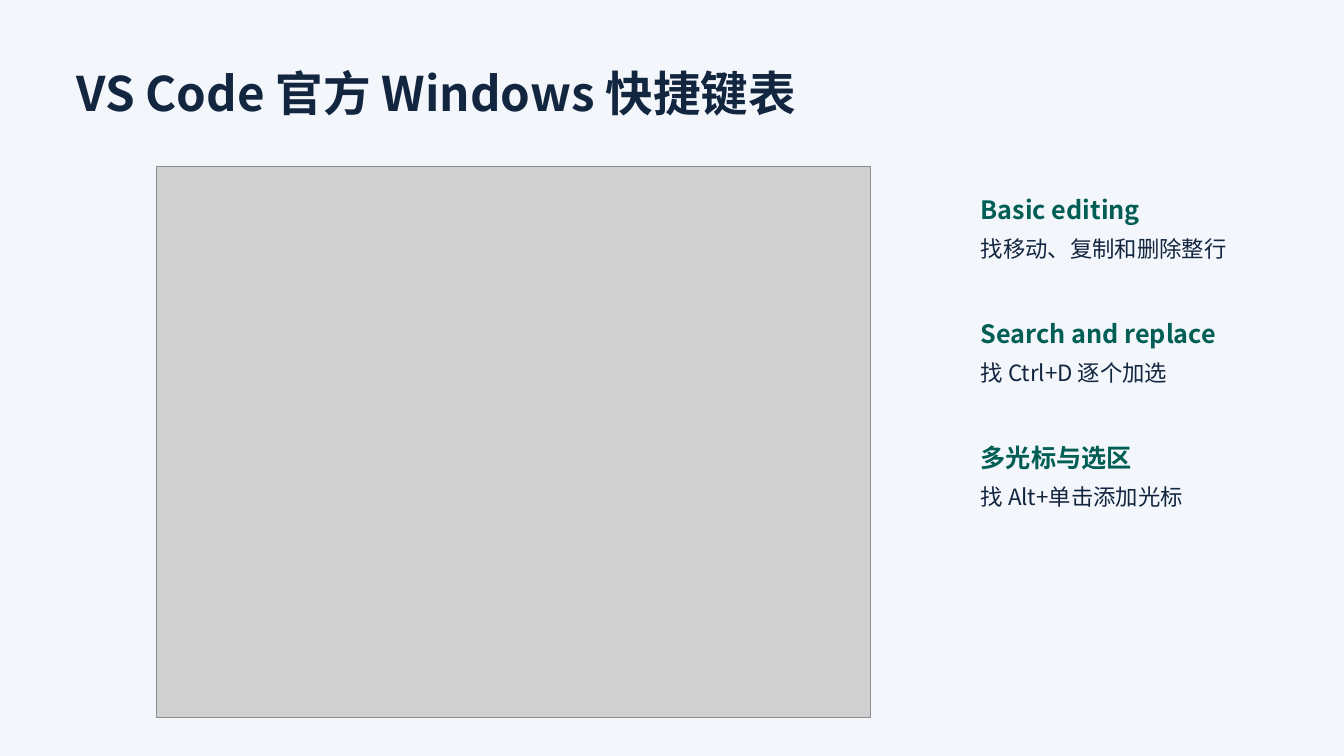
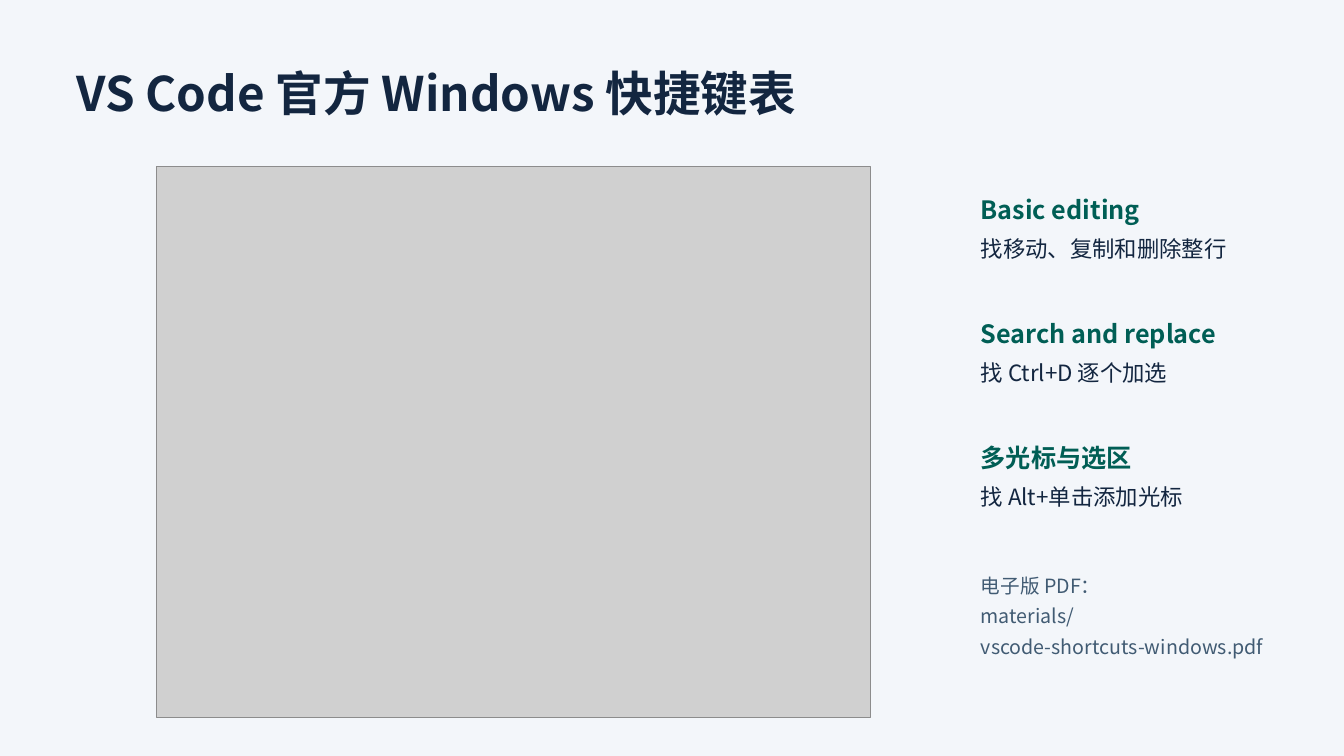
Before and after one commit to Zewang0217/boyuan-tech-sharing-lesson-01, a slide deck: slide 27 of materials/开发环境配置与编辑器.pptx (slide 35 before the commit). Drawn at 1344x756 pixels with LibreOffice and Linux fonts; fonts in the diff are those of the drawing; grey boxes stand for pictures. Boxes give left, top, right and bottom in pixels: in the first picture for what was removed or moved away, otherwise in the second. Text is boxed around its words. In the diff, an @@ line names an element or a change of style, - is before the commit and + after.

Commit message:
docs(lesson): 补齐工具链与 AI 章节，改用激活环境启动
- 课件从 36 页扩到 56 页：GitHub 仓库页与许可证、练手仓库、编辑器谱系与截图、VS Code 介绍与打开项目、包管理器、推荐扩展、DevTools、npm/npx、装依赖演示、AI 章节
- 两个 README 改为 source .venv/bin/activate 启动，补充 uv 与 GUESS_TARGET 固定谜底写法
- 补充 MIT LICENSE、Windows 快捷键 PDF、图标与书封素材，忽略 Office 锁文件

```diff
--- a/materials/开发环境配置与编辑器.pptx
+++ b/materials/开发环境配置与编辑器.pptx
@@ text added at (x1=981, y1=576, x2=1263, y2=659), 14 pt, text #415B73 @@
+电子版 PDF：
+materials/
+vscode-shortcuts-windows.pdf
```
Also in this commit, not shown: 5 other slides changed, 20 slides added, 31 other files.
